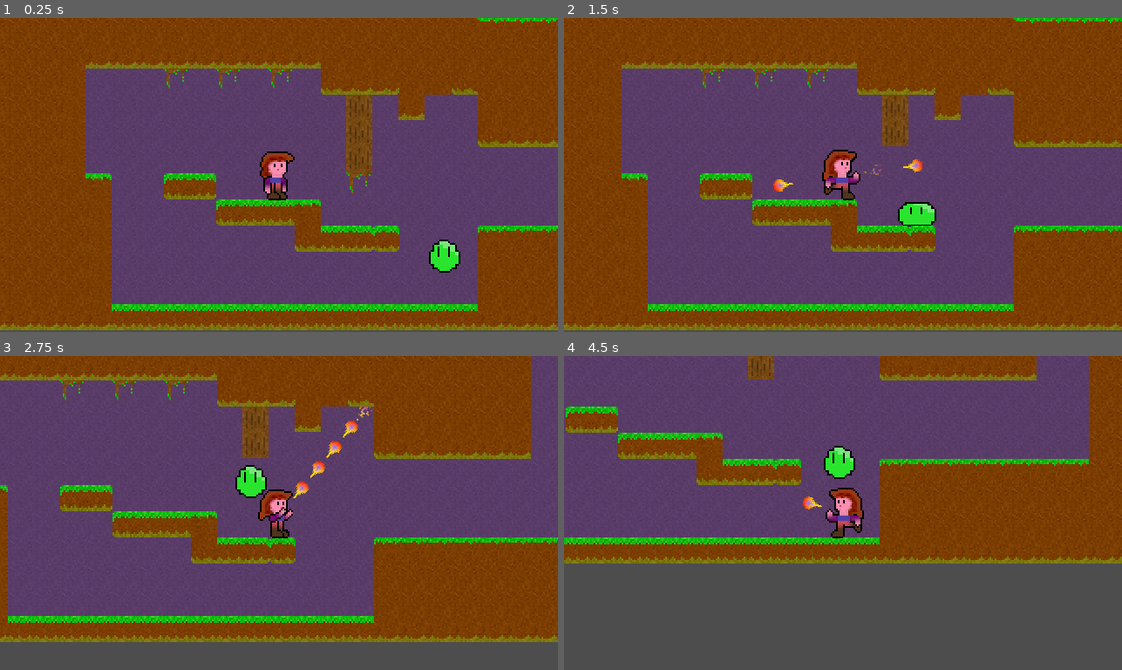
Above: before the commit, frames 1-4 (two rows, left to right).
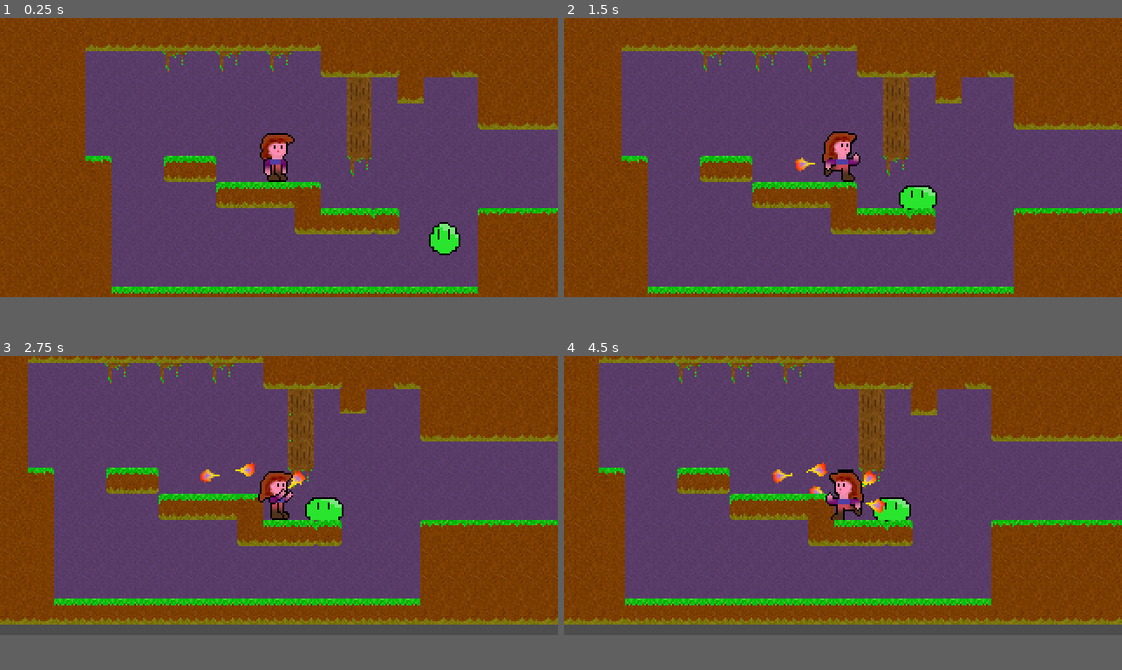
Above: after the commit, the same moments.

Repository: Teaching-myself-Godot/godot-zelia
Game: Godot game, scene res://game.tscn
The game is run twice, just before and just after one commit, with the same random seed, the same clock (stepped at 60 frames per second) and the same inputs.
Inputs (mouse positions are in pixels of both pictures, inside the frame that each line leads up to):
- Up to frame 1 (0.25 s): no input
- Up to frame 2 (1.5 s): move the mouse to (965, 159) at 0.52 s; press the mouse at (965, 159) at 0.53 s; hold D (Run right) from 0.53 s (still down); tap W (Jump) at 0.77 s; move the mouse to (731, 190) at 1.27 s; release the mouse at (731, 190) at 1.28 s; click (731, 190) at 1.35 s
- Up to frame 3 (2.75 s): tap W (Jump) at 1.52 s; move the mouse to (334, 443) at 2.02 s; release D (Run right) at 2.03 s; press the mouse at (334, 443) at 2.03 s; hold A (Run left) from 2.03 s (still down)
- Up to frame 4 (4.5 s): move the mouse to (815, 575) at 2.77 s; release A (Run left) at 2.78 s; release the mouse at (815, 575) at 2.78 s; hold D (Run right) 2.78-4.28 s; click (815, 575) at 2.85 s; tap W (Jump) at 3.02, 3.77 s; move the mouse to (1010, 560) at 3.52 s; press the mouse at (1010, 560) at 3.53 s; move the mouse to (675, 465) at 4.27 s; release the mouse at (675, 465) at 4.28 s; hold A (Run left) from 4.28 s (still down); click (675, 465) at 4.35 s
In our replay, the window is 640x360 before the commit and 640x320 after it. These sizes can differ from the game's own. Grey fills any space a smaller window leaves; there, only what the larger window draws over its background counts as a difference.

The runs differ from the first frame. In frame 1, 28% of the frame differs, in the area x 0-100%, y 0-100%; in frame 2, 28%; in frame 3, 40%; in frame 4, 55%, in the area x 0-100%, y 0-86%.
Error after the commit: Parse Error: Preload file "res://dissipation_shader.gdshader" does not exist. (res://projectiles/fireball/fireball.gd:8)

Commit message:
proof

Diff:
--- a/project.godot
+++ b/project.godot
@@ -23,10 +23,11 @@
 [display]
 
 window/size/viewport_width=320
-window/size/viewport_height=180
+window/size/viewport_height=160
 window/size/mode=3
 window/size/initial_position_type=2
-window/stretch/mode="canvas_items"
+window/stretch/mode="viewport"
+window/stretch/aspect="expand"
 
 [input]
 
--- a/projectiles/fireball/fireball.gd
+++ b/projectiles/fireball/fireball.gd
@@ -5,17 +5,25 @@
 @export var damage = 2
 var done = false
 
+var dissipation_shader = preload("res://dissipation_shader.gdshader")
+
+
+var dissipate_fade = 0.0
+var dissipate_scatter = 0.0
 func _ready():
-	# Start playing the "default" animation
-	$AnimatedSprite2D.play("default")
+	var material : ShaderMaterial = $Sprite2D.material
+	material.shader = dissipation_shader.duplicate()
 
-	if "dissipate" not in $AnimatedSprite2D.sprite_frames.get_animation_names():
-		# Add a new animation to the SpriteFrames instance of the $AnimatedSprite2D node
-		$AnimatedSprite2D.sprite_frames.add_animation("dissipate")
-		# Loop through all rendition images in the global singleton fireball_dissipate
-		for rendition in TextureRenditions.fireball_dissipate:
-			# Add them as a frame to
-			$AnimatedSprite2D.sprite_frames.add_frame("dissipate", rendition)
+#	# Start playing the "default" animation
+#	$AnimatedSprite2D.play("default")
+#
+#	if "dissipate" not in $AnimatedSprite2D.sprite_frames.get_animation_names():
+#		# Add a new animation to the SpriteFrames instance of the $AnimatedSprite2D node
+#		$AnimatedSprite2D.sprite_frames.add_animation("dissipate")
+#		# Loop through all rendition images in the global singleton fireball_dissipate
+#		for rendition in TextureRenditions.fireball_dissipate:
+#			# Add them as a frame to
+#			$AnimatedSprite2D.sprite_frames.add_frame("dissipate", rendition)
 
 func _physics_process(delta):
 	# Update position by velocity-vector
@@ -27,7 +35,7 @@
 
 func _on_body_entered(body):
 	# play the dissipate animation we coded
-	$AnimatedSprite2D.play("dissipate")
+#	$AnimatedSprite2D.play("dissipate")
 	# start the new timer in stead of calling queue_free here
 	$DissipateTimer.start()
 	# slow it down to 1/10th the speed
@@ -36,4 +44,8 @@
 		body.take_damage(damage)
 
 func _on_dissipate_timer_timeout():
-	queue_free()
+	dissipate_fade += 0.1
+	dissipate_scatter += 0.1
+	var material : ShaderMaterial = $Sprite2D.material
+	material.set_shader_parameter("fade", dissipate_fade)
+	material.set_shader_parameter("scatter", dissipate_scatter)
--- a/projectiles/fireball/fireball.tscn
+++ b/projectiles/fireball/fireball.tscn
@@ -17,6 +17,8 @@
 [sub_resource type="CircleShape2D" id="CircleShape2D_bba0g"]
 radius = 3.0
 
+[sub_resource type="ShaderMaterial" id="ShaderMaterial_unjjn"]
+
 [node name="Fireball" type="Area2D"]
 show_behind_parent = true
 position = Vector2(-2, 0)
@@ -25,6 +27,7 @@
 script = ExtResource("1_gp71n")
 
 [node name="AnimatedSprite2D" type="AnimatedSprite2D" parent="."]
+visible = false
 sprite_frames = SubResource("SpriteFrames_ut8ip")
 
 [node name="CollisionShape2D" type="CollisionShape2D" parent="."]
@@ -36,8 +39,11 @@
 metadata/_edit_group_ = true
 
 [node name="DissipateTimer" type="Timer" parent="."]
-wait_time = 0.5
-one_shot = true
+wait_time = 0.06
+
+[node name="Sprite2D" type="Sprite2D" parent="."]
+material = SubResource("ShaderMaterial_unjjn")
+texture = ExtResource("1_vsxuv")
 
 [connection signal="body_entered" from="." to="." method="_on_body_entered"]
 [connection signal="screen_exited" from="VisibleOnScreenNotifier2D" to="." method="_on_visible_on_screen_notifier_2d_screen_exited"]
Not shown: 1 places in projectiles/fireball/fireball.tscn that only renumber resources
